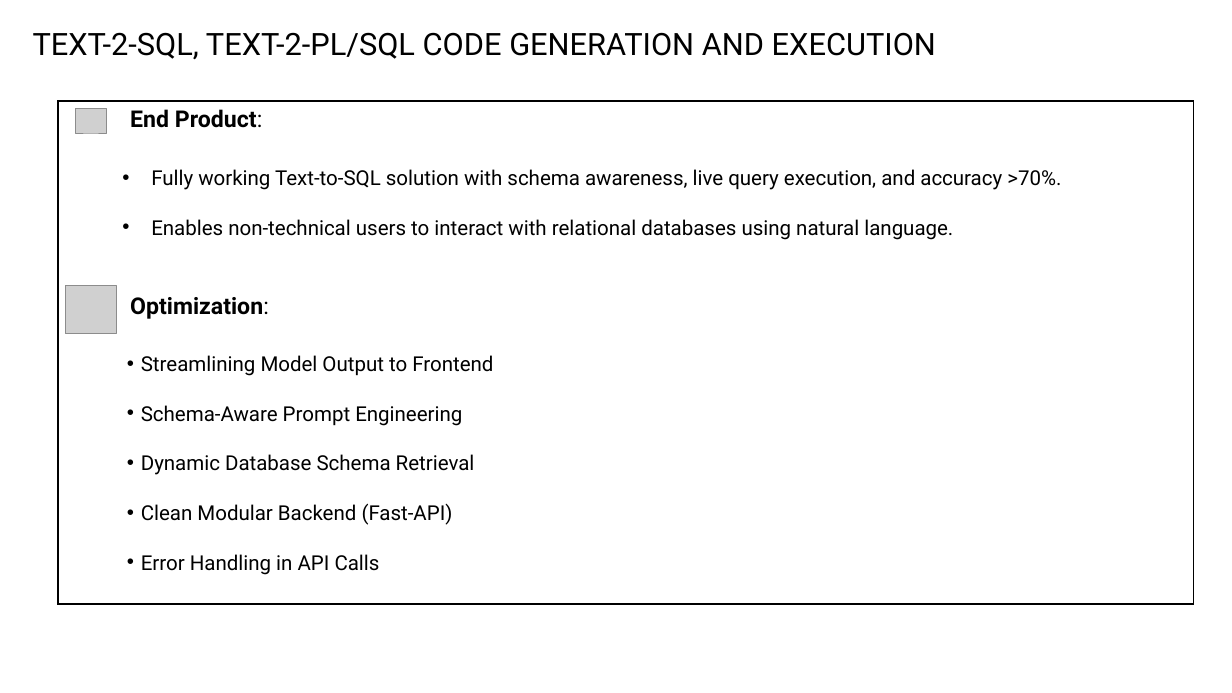
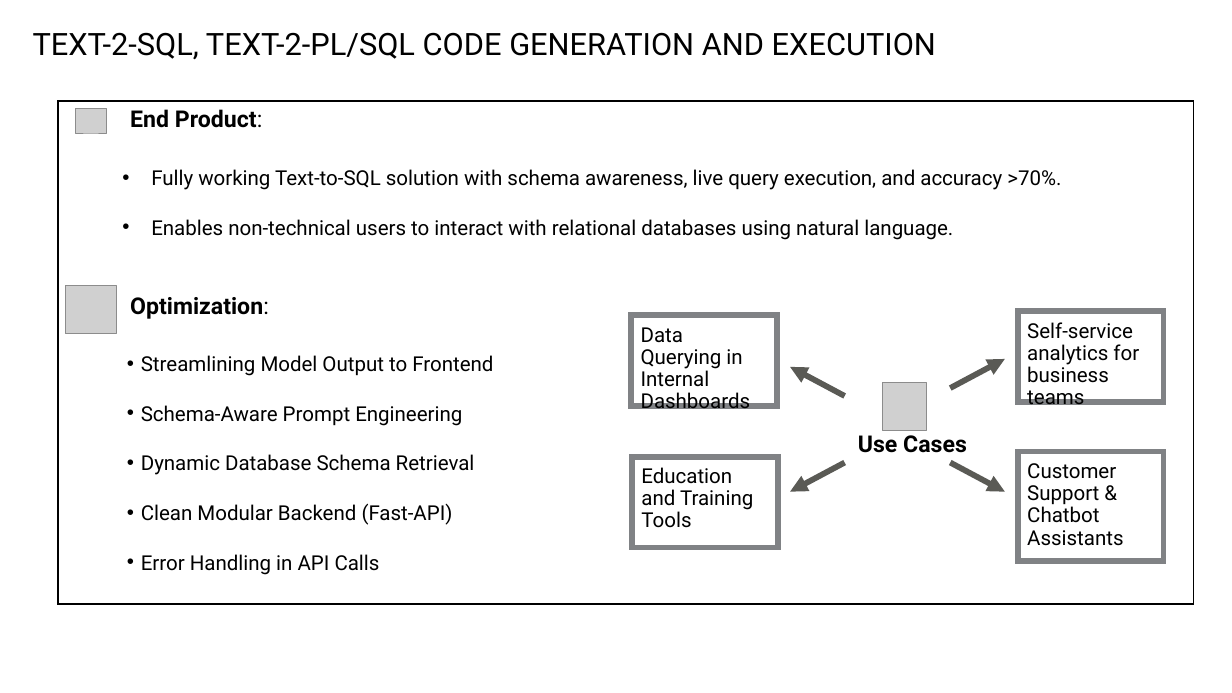
Before and after one commit to Vish2503/Text2SQL-Qwen, a slide deck: slide 9 of CPP Project Final Presentation/Text-To-Sql HPE_CPP_Presentation.pptx. Drawn at 1232x693 pixels with LibreOffice and Linux fonts; fonts in the diff are those of the drawing; grey boxes stand for pictures; background and template pictures are left out. Boxes give left, top, right and bottom in pixels: in the first picture for what was removed or moved away, otherwise in the second. Text is boxed around its words. In the diff, an @@ line names an element or a change of style, - is before the commit and + after.

Commit message:
Update Final Presentation

```diff
--- a/CPP Project Final Presentation/Text-To-Sql HPE_CPP_Presentation.pptx
+++ b/CPP Project Final Presentation/Text-To-Sql HPE_CPP_Presentation.pptx
@@ rectangle added at (631,315,776,406), outline #808285 4.5 pt, 16 pt, text #000000 @@
+Data Querying in Internal Dashboards
@@ rectangle added at (1019,311,1164,402), outline #808285 4.5 pt, 16 pt, text #000000 @@
+Self-service analytics for business teams
@@ arrow added from (950, 388) to (1005, 359), #5A5A55 4.5 pt @@
@@ arrow added from (845, 396) to (790, 367), #5A5A55 4.5 pt @@
@@ picture added at (883,383,927,430) @@
@@ text added at (858,435,967,453), 18 pt, text #000000, bold @@
+Use Cases
@@ rectangle added at (632,457,777,547), outline #808285 4.5 pt, 16 pt, text #000000 @@
+Education and Training Tools
@@ arrow added from (845, 463) to (790, 492), #5A5A55 4.5 pt @@
@@ arrow added from (950, 463) to (1005, 492), #5A5A55 4.5 pt @@
@@ rectangle added at (1019,452,1164,561), outline #808285 4.5 pt, 16 pt, text #000000 @@
+Customer Support & Chatbot Assistants
```
Also in this commit, not shown: 1 slide added.
